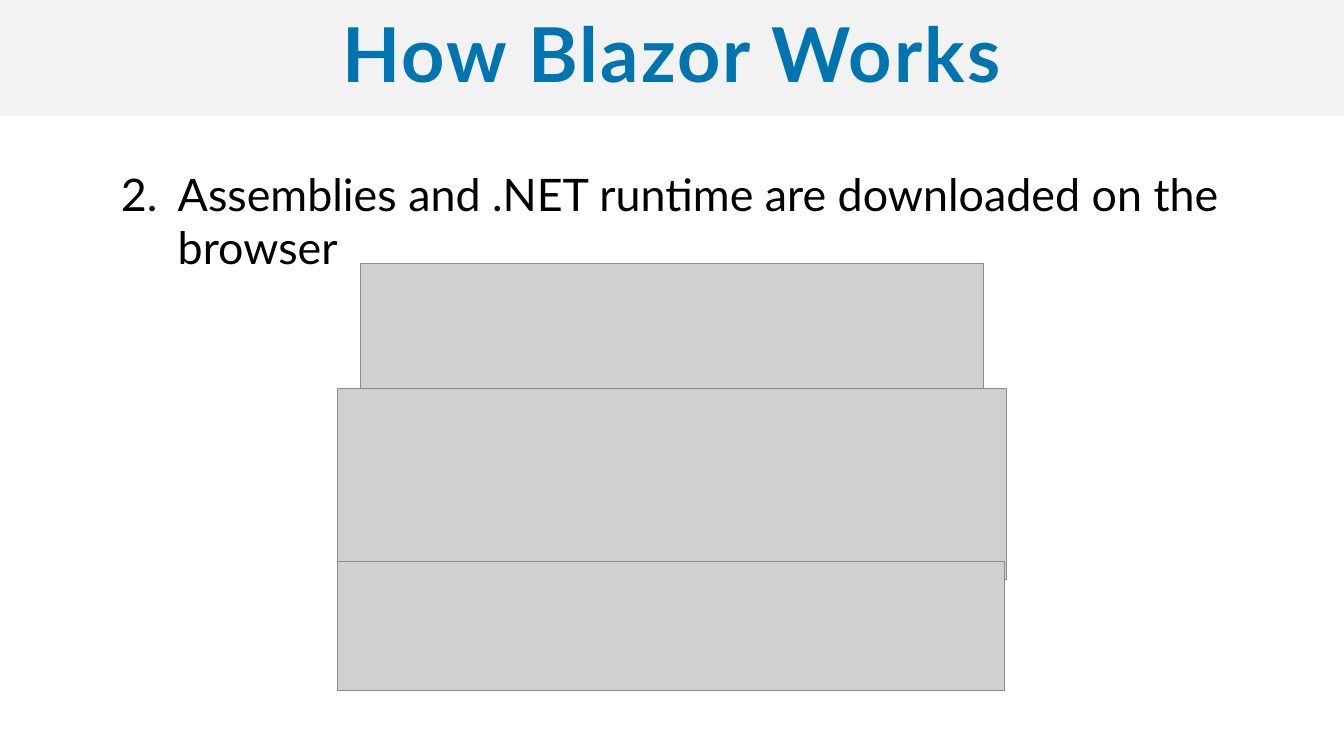
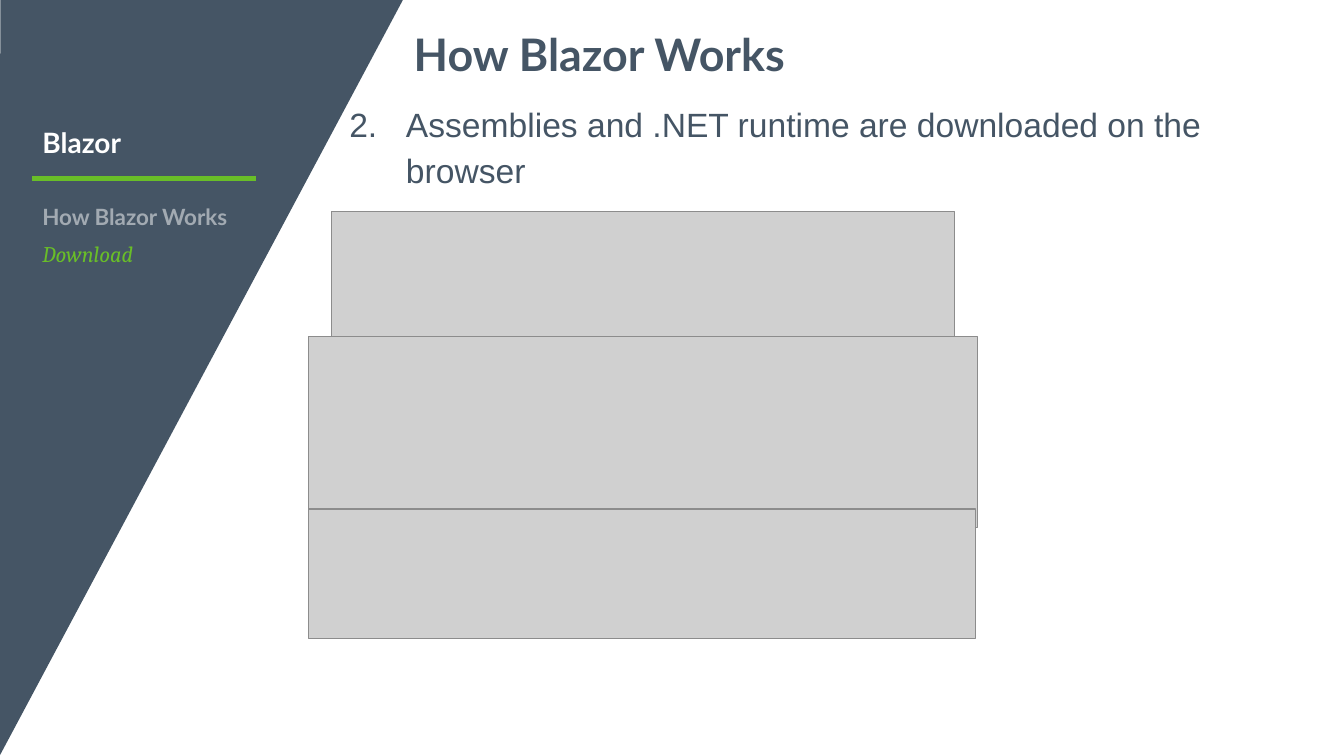
Before and after one commit to sujithq/DevCruiseBlazor, a slide deck: slide 8 of Blazor.pptx (slide 7 before the commit). Drawn at 1344x756 pixels with LibreOffice and Linux fonts; fonts in the diff are those of the drawing; grey boxes stand for pictures; background and template pictures are left out. Boxes give left, top, right and bottom in pixels: in the first picture for what was removed or moved away, otherwise in the second. Text is boxed around its words. In the diff, an @@ line names an element or a change of style, - is before the commit and + after.

```diff
--- a/Blazor.pptx
+++ b/Blazor.pptx
@@ freeform shape added at (0,0,403,756), fill #455565 @@
@@ text "How Blazor Works": place and size @@
-text "How Blazor Works" at (0,0,1344,116)
+text "How Blazor Works" at (414,37,784,72)
@@ text "How Blazor Works" at (414,37,784,72): size 54 to 32 pt, text colour #0074AF to #455565, letter spacing 1.6 to 0 pt; alignment centre to left; line spacing 0.9 to 0.8; more space between paragraphs; vertical alignment middle to top; fill #F2F2F2 to none @@
@@ text "Assemblies and .NET runtime are ...": place and size @@
-text "Assemblies and .NET runtime are ..." at (178,178,1219,265)
+text "Assemblies and .NET runtime are ..." at (406,112,1201,184)
@@ text "Assemblies and .NET runtime are ..." at (406,112,1201,184): size 32 to 24 pt, font Lato to Arial, text colour #000000 to #455565; line spacing 1 to 1.14; more space between paragraphs @@
@@ text added at (42,132,121,153), 20 pt, text #FFFFFF, bold @@
+Blazor
@@ line added from (32, 178) to (256, 178), #69BE28 3 pt @@
@@ text added at (42,208,227,262), 16 pt, text #A2AAB2, bold @@
+How Blazor Works
+Download
@@ picture: place and size @@
-picture at (360,264,984,389)
+picture at (331,212,955,337)
@@ picture: place and size @@
-picture at (338,389,1007,581)
+picture at (309,337,978,528)
@@ picture: place and size @@
-picture at (338,562,1004,691)
+picture at (309,509,975,638)
```
Also in this commit, not shown: 22 other slides changed, 8 slides added, 7 slides removed, 2 other files.
